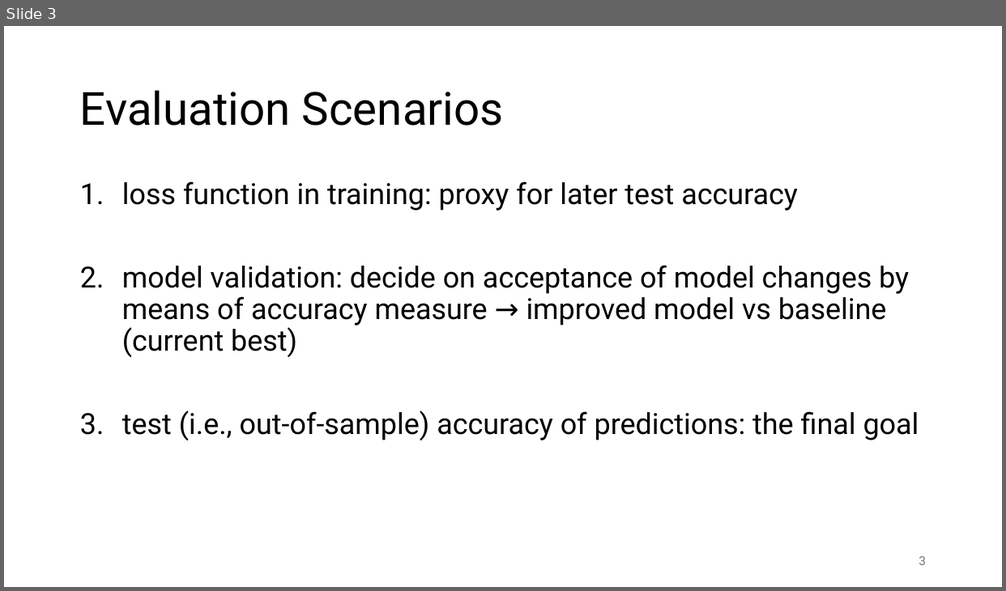
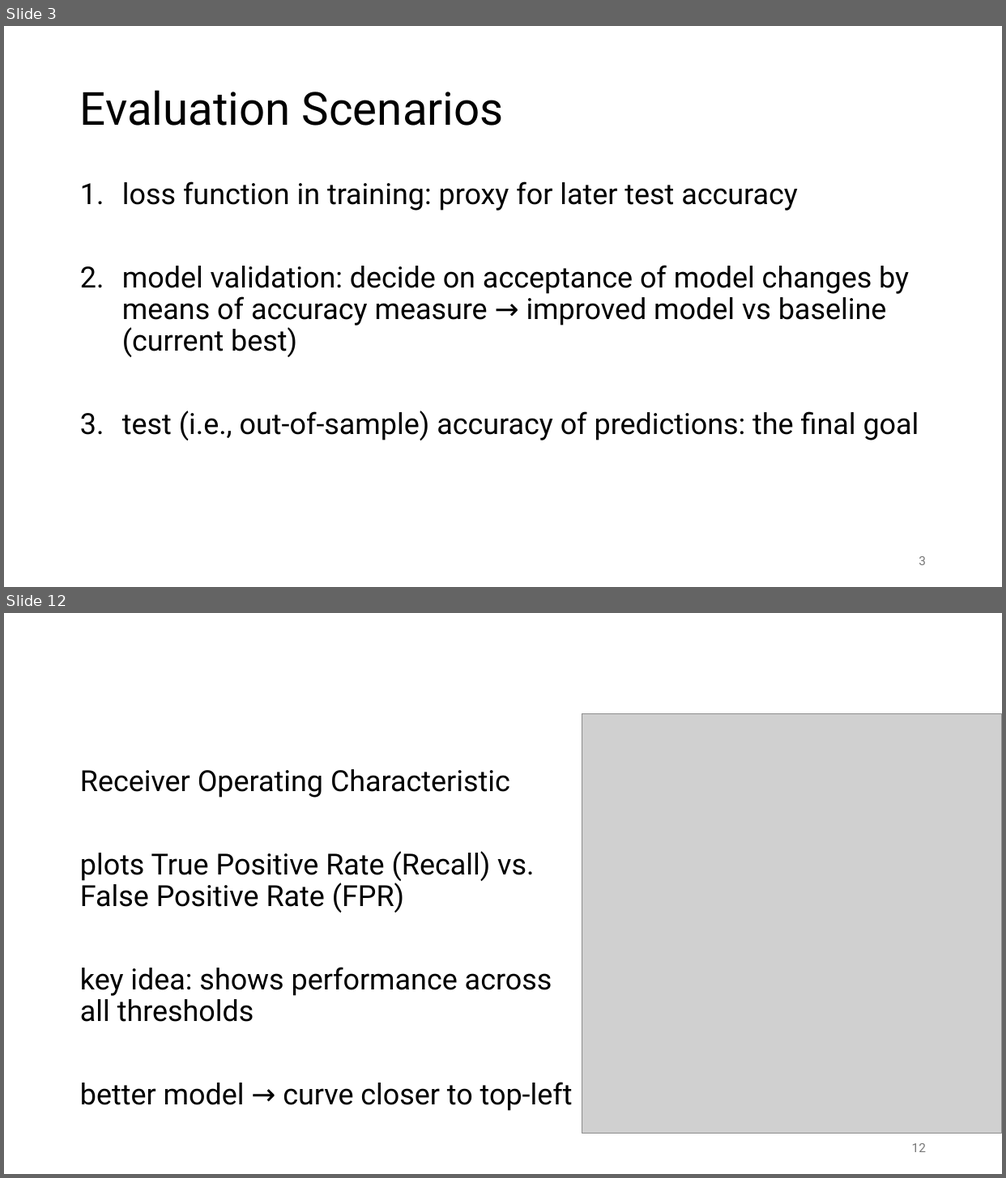
Before and after one commit to FelixWick/data_science, a slide deck: slides/7_model_evaluation.pptx. Shown one above the other, each under a label of ours: slide 3 before the commit, slides 3 and 12 after it; the slides between them are not shown. The pictures are 1006x591 and 1006x1178 pixels, drawn with LibreOffice and Linux fonts; fonts in the diff are those of the drawing; grey boxes stand for pictures. Boxes give left, top, right and bottom in pixels: in the first picture for what was removed or moved away, otherwise in the second. Text is boxed around its words. In the diff, an @@ line names an element or a change of style, - is before the commit and + after.

Commit message:
model evaluation slides

```diff
--- a/slides/7_model_evaluation.pptx
+++ b/slides/7_model_evaluation.pptx
@@ slide 12 added at (4,613,1002,1174), background #FFFFFF @@
@@ picture added at (582,713,1002,1133) @@
@@ text added at (80,769,573,1111), 28 pt, text #000000 @@
+Receiver Operating Characteristic
+plots True Positive Rate (Recall) vs. False Positive Rate (FPR)
+key idea: shows performance across all thresholds
+better model → curve closer to top-left
@@ page number added at (912,1144,926,1152), 12 pt, text #797979 @@
+12
```
Also in this commit, not shown: 7 slides changed, 23 other slides added, 7 slides removed, 2 other files.
